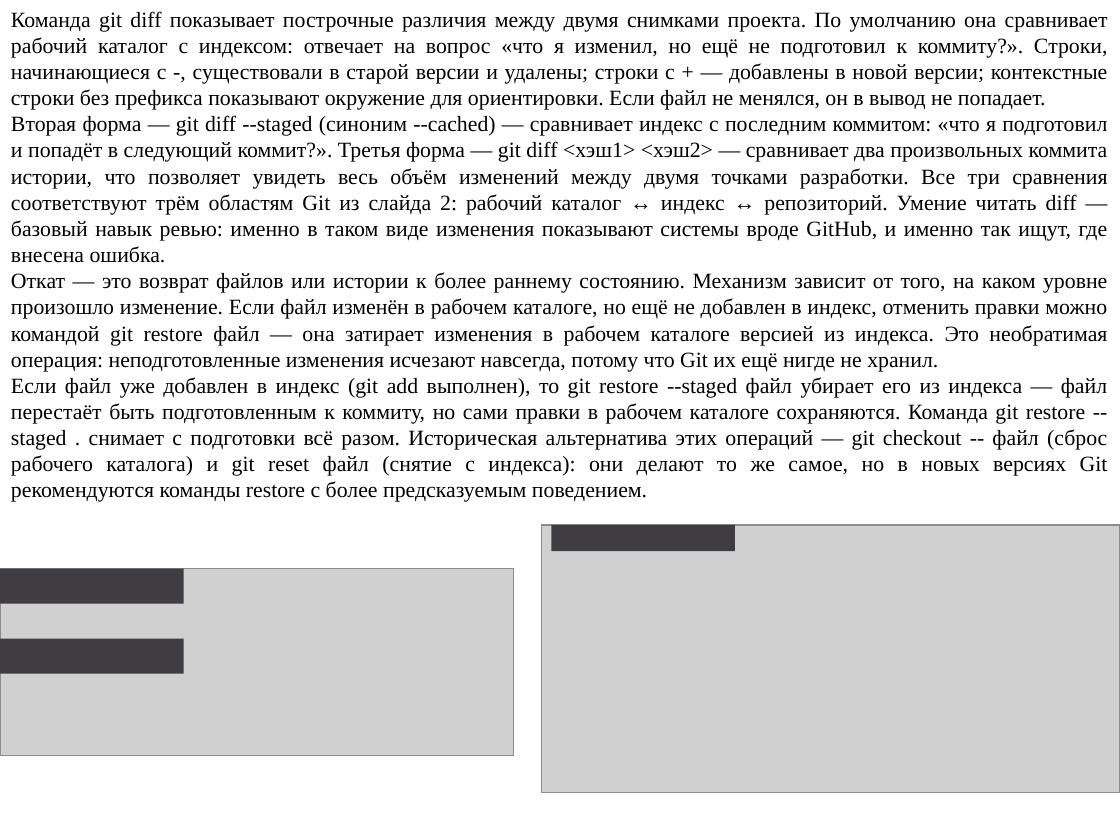
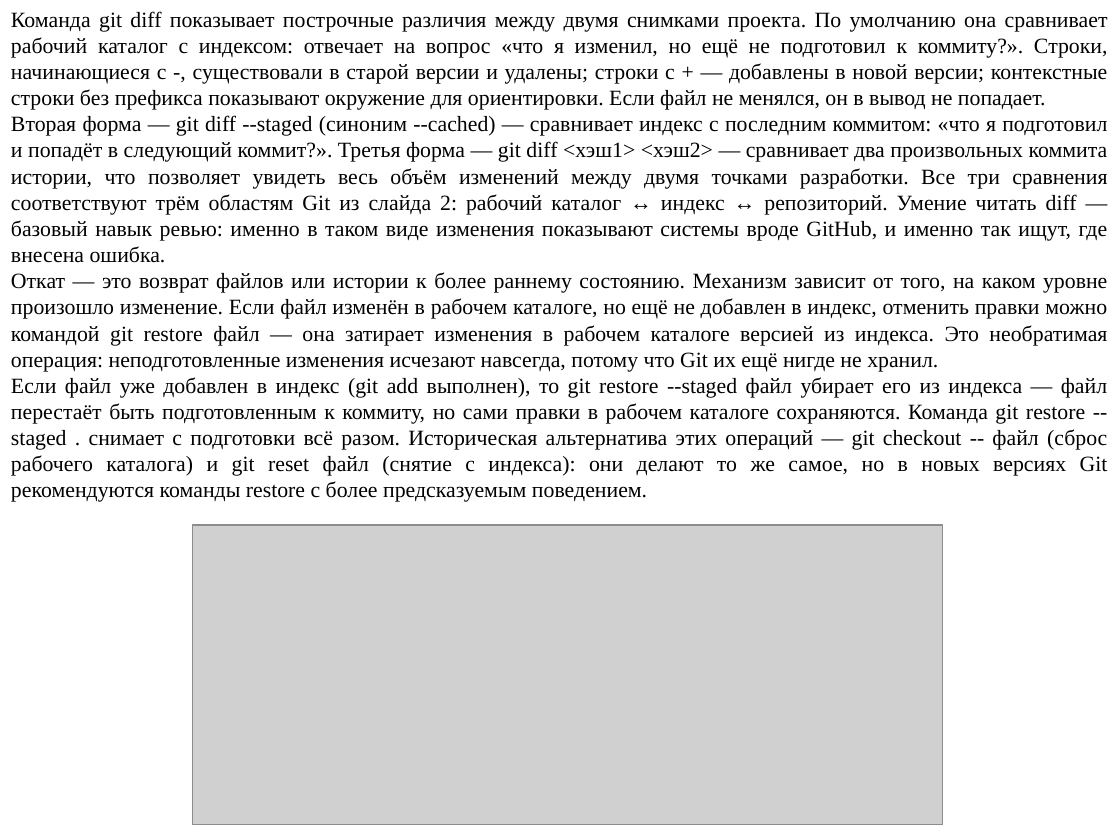
Before and after one commit to mbdatateach/site, a slide deck: slide 11 of УК/практики/УК практика 4.pptx (slide 10 before the commit). Drawn at 1120x840 pixels with LibreOffice and Linux fonts; fonts in the diff are those of the drawing; grey boxes stand for pictures. Boxes give left, top, right and bottom in pixels: in the first picture for what was removed or moved away, otherwise in the second. Text is boxed around its words. In the diff, an @@ line names an element or a change of style, - is before the commit and + after.

```diff
--- a/УК/практики/УК практика 4.pptx
+++ b/УК/практики/УК практика 4.pptx
@@ picture added at (193,525,943,825) @@
@@ picture removed at (541,525,1120,793) @@
@@ rectangle removed at (551,525,735,551) @@
@@ picture removed at (0,569,513,756) @@
@@ rectangle removed at (0,569,184,604) @@
@@ rectangle removed at (0,638,184,673) @@
```
Also in this commit, not shown: 9 other slides changed, 1 slide added, 11 other files.
